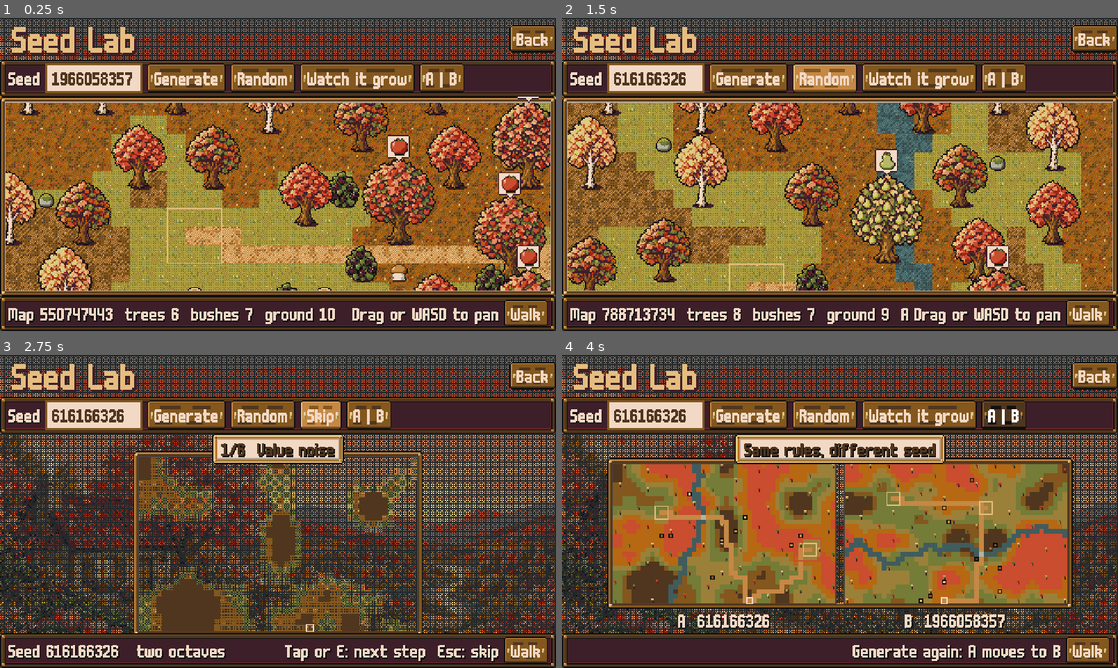
Above: before the commit, frames 1-4 (two rows, left to right).
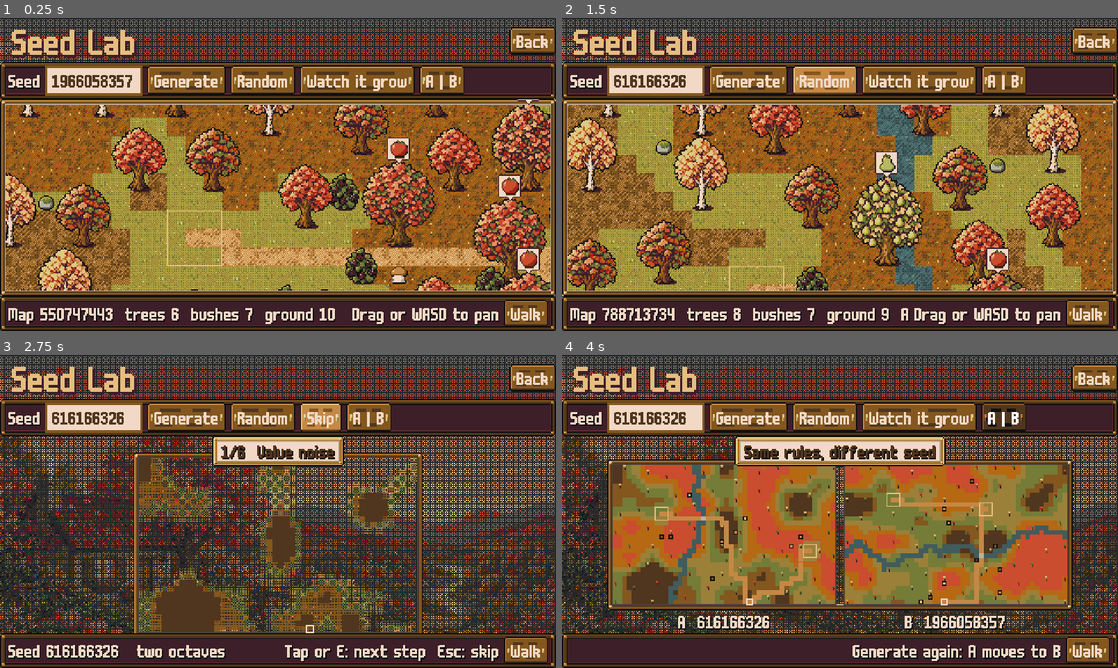
Above: after the commit, the same moments.

Repository: izzetemredemir/autumn-preserves
Game: Godot game, scene res://scenes/seed_lab/seed_lab.tscn
Same seed, same stepped clock (60 frames per second), same inputs: the game is played once before the commit and once after it. This scene is started directly instead of the project's main scene.
Inputs:
- Up to frame 1 (0.25 s): no input
- Up to frame 2 (1.5 s): click "Generate" at 0.5 s; click "Random" at 1.25 s
- Up to frame 3 (2.75 s): click "Watch it grow" at 2 s
- Up to frame 4 (4 s): click "Skip" at 2.75 s; click "A | B" at 3.5 s

The runs differ from the first frame. In frame 1, 39% of the frame differs, in the area x 0-100%, y 2-89%; in frame 2, 37%; in frame 3, 16%; in frame 4, 18%.

Commit message:
test(ui): text fit and readability audit

Diff:
--- a/game/scenes/pantry/pantry.tscn
+++ b/game/scenes/pantry/pantry.tscn
@@ -16,9 +16,9 @@
 [node name="Title" type="Label" parent="."]
 layout_mode = 0
 offset_left = 148.0
-offset_top = 0.0
+offset_top = 2.0
 offset_right = 260.0
-offset_bottom = 22.0
+offset_bottom = 24.0
 theme_type_variation = &"Heading"
 text = "PANTRY_TITLE"
 horizontal_alignment = 1
--- a/game/scenes/seed_lab/seed_lab.tscn
+++ b/game/scenes/seed_lab/seed_lab.tscn
@@ -30,6 +30,7 @@
 anchors_preset = 15
 anchor_right = 1.0
 anchor_bottom = 1.0
+offset_top = 2.0
 grow_horizontal = 2
 grow_vertical = 2
 mouse_filter = 2
--- /dev/null
+++ b/game/tests/smoke/ui_audit.gd
@@ -0,0 +1,370 @@
+extends SceneTree
+## QA-UI: loads every scene and overlay with the demo save, walks visible Label / RichTextLabel / Button nodes and reports
+## text that overflows its rect, font sizes other than 18/36, text closer than 2 px to the screen edge and overlapping
+## text boxes. Writes docs/qa/ui_audit.md. Exit 1 when a finding sits in an owned folder (see OWNED).
+##   godot --headless --path game -s res://tests/smoke/ui_audit.gd
+## Extra args after `--`: `--report=<path>` to write elsewhere.
+
+const SCREEN := Rect2(0, 0, 480, 270)
+const EDGE := 2.0
+const SIZES := [18, 36]
+## Path fragments (scene file or script) whose findings must be zero; others are only listed.
+const OWNED := ["scenes/garden/", "scenes/pantry/", "scenes/title/", "scenes/seed_lab/", "ui/book/", "ui/letters/", "ui/hud/", "ui/result_card/"]
+
+var _gs: Node
+var _findings: Array = []  ## {state, kind, path, origin, owned, detail}
+var _states := 0
+var _texts := 0
+var _seen := {}
+
+
+func _initialize() -> void:
+	# Headless windows are 64x64; 'keep' makes the viewport the real 480x270 the game targets.
+	root.content_scale_aspect = Window.CONTENT_SCALE_ASPECT_KEEP
+	_gs = root.get_node("GameState")
+	_run()
+
+
+func _fresh() -> void:
+	_gs.data = DevTools.load_demo()
+	_gs.notify(PackedStringArray(["*"]))
+
+
+func _run() -> void:
+	var t0 := Time.get_ticks_msec()
+	await process_frame
+	var scenes := {
+		"title": "res://scenes/title/title.tscn",
+		"garden": "res://scenes/garden/garden.tscn",
+		"pantry": "res://scenes/pantry/pantry.tscn",
+		"seed_lab": "res://scenes/seed_lab/seed_lab.tscn",
+		"town": "res://scenes/town/town.tscn",
+		"kitchen": "res://scenes/kitchen/kitchen.tscn",
+		"wild": "res://scenes/wild/wild.tscn",
+		"wild_map": "res://scenes/wild/wild_map.tscn",
+	}
+	for n in scenes:
+		_fresh()
+		var s := (load(scenes[n]) as PackedScene).instantiate()
+		root.add_child(s)
+		await _frames(6)
+		await _audit(n, s)
+		if n == "title":
+			await _title_panels(s)
+		elif n == "town":
+			for tab in ["orders", "neighbours"]:
+				s._on_tab(tab)
+				await _frames(3)
+				await _audit("town/" + tab, s)
+		elif n == "garden":
+			await _overlays("garden")
+		s.queue_free()
+		await _frames(2)
+	# Overlays on top of a quiet backdrop
+	_fresh()
+	var bg := ColorRect.new()
+	bg.color = Color("747c37")
+	bg.size = SCREEN.size
+	root.add_child(bg)
+	var hud := (load("res://ui/hud/hud.tscn") as PackedScene).instantiate()
+	root.add_child(hud)
+	await _frames(4)
+	hud.show_toast("UI_TIRED")
+	await create_timer(0.4).timeout
+	await _audit("hud", hud)
+	hud.queue_free()
+	await _overlays("backdrop")
+	for p in ["res://ui/premise/premise.tscn", "res://ui/transition/night.tscn"]:
+		var o := (load(p) as PackedScene).instantiate()
+		root.add_child(o)
+		await _frames(8)
+		await _audit(p.get_file().get_basename(), o)
+		o.queue_free()
+		await _frames(2)
+	_write(Time.get_ticks_msec() - t0)
+	var owned := _findings.filter(func(f): return f.owned).size()
+	print("ui_audit: %d states, %d texts, %d findings (%d in owned folders)" % [_states, _texts, _findings.size(), owned])
+	quit(1 if owned > 0 else 0)
+
+
+func _title_panels(s: Node) -> void:
+	s._on_new_game()
+	await _frames(4)
+	await _audit("title/new_game", s)
+	s._show_menu()
+	s._on_settings()
+	await _frames(4)
+	await _audit("title/settings", s)
+
+
+func _overlays(tag: String) -> void:
+	var b := Book.open()
+	await _frames(10)
+	for tab in 3:
+		b.show_book(tab)
+		await _frames(4)
+		await _audit("%s/book_tab%d" % [tag, tab], b)
+		if tab == 0:
+			b._flip(1)
+			await _frames(4)
+			await _audit("%s/book_tab0_p2" % tag, b)
+	b.queue_free()
+	await _frames(2)
+	var s: Dictionary = _gs.data
+	Letters.ensure(s)
+	if s.letters.inbox.is_empty():
+		s.letters.inbox.append(Letters.make_request(s, "mia", Seeds.rng(1, "letters", 4)))
+	var ui := LettersUI.open()
+	await _frames(10)
+	await _audit(tag + "/letters", ui)
+	ui.queue_free()
+	await _frames(2)
+	var keys: Array = s.book.variants.keys()
+	if not keys.is_empty():
+		var desc := ProductGen.describe(keys[0], s.varieties)
+		desc["value"] = 12
+		var rc := (load("res://ui/result_card/result_card.tscn") as PackedScene).instantiate()
+		root.add_child(rc)
+		rc.show_result(desc, 3, true)
+		await _frames(30)
+		await _audit(tag + "/result_card", rc)
+		rc.queue_free()
+		await _frames(2)
+
+
+func _frames(n: int) -> void:
+	for i in n:
+		await process_frame
+
+
+# ---------------------------------------------------------------- audit
+
+func _audit(state: String, node: Node) -> void:
+	_states += 1
+	var items: Array = []  ## {node, rect, text}
+	_collect(node, items)
+	for it in items:
+		_check(state, it)
+	for i in items.size():
+		for j in range(i + 1, items.size()):
+			var a: Dictionary = items[i]
+			var b: Dictionary = items[j]
+			var inter: Rect2 = (a.rect as Rect2).intersection(b.rect)
+			if inter.size.x > 1.0 and inter.size.y > 1.0 and _layer(a.node) == _layer(b.node):
+				_add(state, "overlap", a.node, "with %s (%dx%d px)" % [_short(b.node), inter.size.x, inter.size.y], b.node)
+
+
+func _layer(n: Node) -> Node:
+	var p := n.get_parent()
+	while p != null:
+		if p is CanvasLayer:
+			return p
+		p = p.get_parent()
+	return null
+
+
+func _collect(n: Node, out: Array) -> void:
+	if n is CanvasItem and not (n as CanvasItem).visible:
+		return
+	if (n is Label or n is RichTextLabel or n is Button) and (n as Control).is_visible_in_tree():
+		var c := n as Control
+		var txt := _text_of(c)
+		if txt.strip_edges() != "" and c.modulate.a > 0.05 and c.self_modulate.a > 0.05:
+			out.append({"node": c, "rect": _text_rect(c, txt), "text": txt})
+	for ch in n.get_children():
+		_collect(ch, out)
+
+
+func _text_of(c: Control) -> String:
+	if c is RichTextLabel:
+		return (c as RichTextLabel).get_parsed_text()
+	var raw: String = c.get("text")
+	return c.tr(raw) if raw != "" else ""
+
+
+func _font_size(c: Control) -> int:
+	if c is RichTextLabel:
+		return c.get_theme_font_size("normal_font_size")
+	return c.get_theme_font_size("font_size")
+
+
+## Rect (global) of the text actually drawn.
+func _text_rect(c: Control, txt: String) -> Rect2:
+	var g := c.get_global_rect()
+	var sz := _needed(c, txt)
+	var pos := g.position
+	if c is Label:
+		var l := c as Label
+		match l.horizontal_alignment:
+			HORIZONTAL_ALIGNMENT_CENTER:
+				pos.x += (g.size.x - sz.x) * 0.5
+			HORIZONTAL_ALIGNMENT_RIGHT:
+				pos.x += g.size.x - sz.x
+		match l.vertical_alignment:
+			VERTICAL_ALIGNMENT_CENTER:
+				pos.y += (g.size.y - sz.y) * 0.5
+			VERTICAL_ALIGNMENT_BOTTOM:
+				pos.y += g.size.y - sz.y
+	elif c is Button:
+		var icon_w := 0.0
+		if (c as Button).icon != null:
+			icon_w = (c as Button).icon.get_width() + 2
+		pos.x += (g.size.x - sz.x - icon_w) * 0.5 + icon_w
+		pos.y += (g.size.y - sz.y) * 0.5
+	return Rect2(pos, sz)
+
+
+## Size the text needs (wrapped at the available width where the control wraps).
+func _needed(c: Control, txt: String) -> Vector2:
+	if c is RichTextLabel:
+		var r := c as RichTextLabel
+		return Vector2(r.get_content_width(), r.get_content_height())
+	var font := c.get_theme_font("font")
+	var fs := _font_size(c)
+	var width := -1.0
+	if c is Label and (c as Label).autowrap_mode != TextServer.AUTOWRAP_OFF:
+		width = c.size.x
+	if c is Button and (c as Button).autowrap_mode != TextServer.AUTOWRAP_OFF:
+		width = c.size.x - _button_pad(c as Button)
+	var s := font.get_multiline_string_size(txt, HORIZONTAL_ALIGNMENT_LEFT, width, fs)
+	if c is Label and (c as Label).max_lines_visible > 0:
+		s.y = minf(s.y, font.get_height(fs) * (c as Label).max_lines_visible)
+	return s
+
+
+func _button_pad(b: Button) -> float:
+	var sb := b.get_theme_stylebox("normal")
+	var pad := 0.0
+	if sb != null:
+		pad = sb.get_margin(SIDE_LEFT) + sb.get_margin(SIDE_RIGHT)
+	if b.icon != null:
+		pad += b.icon.get_width() + 2
+	return pad
+
+
+func _check(state: String, it: Dictionary) -> void:
+	var c: Control = it.node
+	_texts += 1
+	var fs := _font_size(c)
+	if not SIZES.has(fs):
+		_add(state, "font-size", c, "%d px" % fs)
+	var g := c.get_global_rect()
+	var need := _needed(c, it.text)
+	var avail := c.size
+	if c is Button:
+		var sb := c.get_theme_stylebox("normal")
+		avail.x -= _button_pad(c as Button)
+		if sb != null:
+			avail.y -= sb.get_margin(SIDE_TOP) + sb.get_margin(SIDE_BOTTOM)
+	if need.x > avail.x + 0.5 or need.y > avail.y + 0.5:
+		if not _in_scroll(c):
+			_add(state, "overflow", c, "needs %dx%d, has %dx%d: \"%s\"" % [need.x, need.y, avail.x, avail.y, _clip(it.text)])
+	var r: Rect2 = it.rect
+	if r.position.x < SCREEN.position.x + EDGE or r.position.y < SCREEN.position.y + EDGE \
+			or r.end.x > SCREEN.end.x - EDGE or r.end.y > SCREEN.end.y - EDGE:
+		if _visible_rect(c).intersects(SCREEN):
+			_add(state, "edge", c, "text rect %s \"%s\"" % [_fmt(r), _clip(it.text)])
+
+
+func _in_scroll(c: Control) -> bool:
+	var p := c.get_parent()
+	while p != null:
+		if p is ScrollContainer:
+			return true
+		p = p.get_parent()
+	return false
+
+
+func _visible_rect(c: Control) -> Rect2:
+	var r := c.get_global_rect()
+	var p := c.get_parent()
+	while p != null:
+		if p is Control and (p as Control).clip_contents:
+			r = r.intersection((p as Control).get_global_rect())
+		p = p.get_parent()
+	return r
+
+
+func _fmt(r: Rect2) -> String:
+	return "(%d,%d)-(%d,%d)" % [r.position.x, r.position.y, r.end.x, r.end.y]
+
+
+func _clip(s: String) -> String:
+	s = s.replace("\n", " ").replace("|", "/")
+	return s if s.length() <= 40 else s.substr(0, 37) + "..."
+
+
+func _short(n: Node) -> String:
+	var parts := str(n.get_path()).split("/")
+	return "/".join(parts.slice(maxi(parts.size() - 3, 0)))
+
+
+## Script or scene file that most likely owns the node; prefers one inside an owned folder.
+func _origin(n: Node) -> String:
+	var first := ""
+	var p := n
+	while p != null:
+		var sc = p.get_script()
+		var cand: String = (sc as Script).resource_path if sc != null else ""
+		if cand == "":
+			cand = p.scene_file_path
+		if cand != "":
+			if _is_owned(cand):
+				return cand
+			if first == "":
+				first = cand
+		p = p.get_parent()
+	return first
+
+
+func _is_owned(path: String) -> bool:
+	for f in OWNED:
+		if path.contains(f):
+			return true
+	return false
+
+
+func _add(state: String, kind: String, n: Node, detail: String, other: Node = null) -> void:
+	var path := "/".join(str(n.get_path()).split("/").slice(2))
+	var origin := _origin(n)
+	var owned := _is_owned(origin)
+	if other != null and not owned and _is_owned(_origin(other)):
+		owned = false  # overlap with an owned node from foreign code: the foreign side owns it
+	var key := "%s|%s|%s|%s" % [state, kind, path, detail]
+	if _seen.has(key):
+		return
+	_seen[key] = true
+	_findings.append({"state": state, "kind": kind, "path": path, "origin": origin.replace("res://", ""), "owned": owned, "detail": detail})
+
+
+func _write(ms: int) -> void:
+	var out := PackedStringArray()
+	var owned: Array = _findings.filter(func(f): return f.owned)
+	var other: Array = _findings.filter(func(f): return not f.owned)
+	out.append("# UI audit")
+	out.append("")
+	out.append("Generated by `godot --headless --path game -s res://tests/smoke/ui_audit.gd` (demo save, %d states, %d text nodes, %.1f s)." % [_states, _texts, ms / 1000.0])
+	out.append("")
+	out.append("Checks: text larger than its rect (overflow), font size not 18/36, text rect closer than %d px to the 480x270 screen edge, overlapping text boxes on the same layer." % int(EDGE))
+	out.append("")
+	out.append("- Owned folders (garden, pantry, title, seed_lab, book, letters, hud, result_card): **%d findings**." % owned.size())
+	out.append("- Other folders (kitchen, town, wild, market, shared; listed only, not fixed here): **%d findings**." % other.size())
+	for part in [["Findings in owned folders", owned], ["Findings elsewhere", other]]:
+		out.append("")
+		out.append("## " + part[0])
+		out.append("")
+		if part[1].is_empty():
+			out.append("None.")
+			continue
+		out.append("| State | Check | Node path | Source | Detail |")
+		out.append("|---|---|---|---|---|")
+		for f in part[1]:
+			out.append("| %s | %s | `%s` | %s | %s |" % [f.state, f.kind, f.path, f.origin, f.detail.replace("|", "/")])
+	var path := ProjectSettings.globalize_path("res://").path_join("../docs/qa/ui_audit.md").simplify_path()
+	for a in OS.get_cmdline_user_args():
+		if a.begins_with("--report="):
+			path = a.substr(9)
+	DirAccess.make_dir_recursive_absolute(path.get_base_dir())
+	var f := FileAccess.open(path, FileAccess.WRITE)
+	f.store_string("\n".join(out) + "\n")
+	f.close()
Not shown, added: game/tests/smoke/ui_audit.gd.uid
